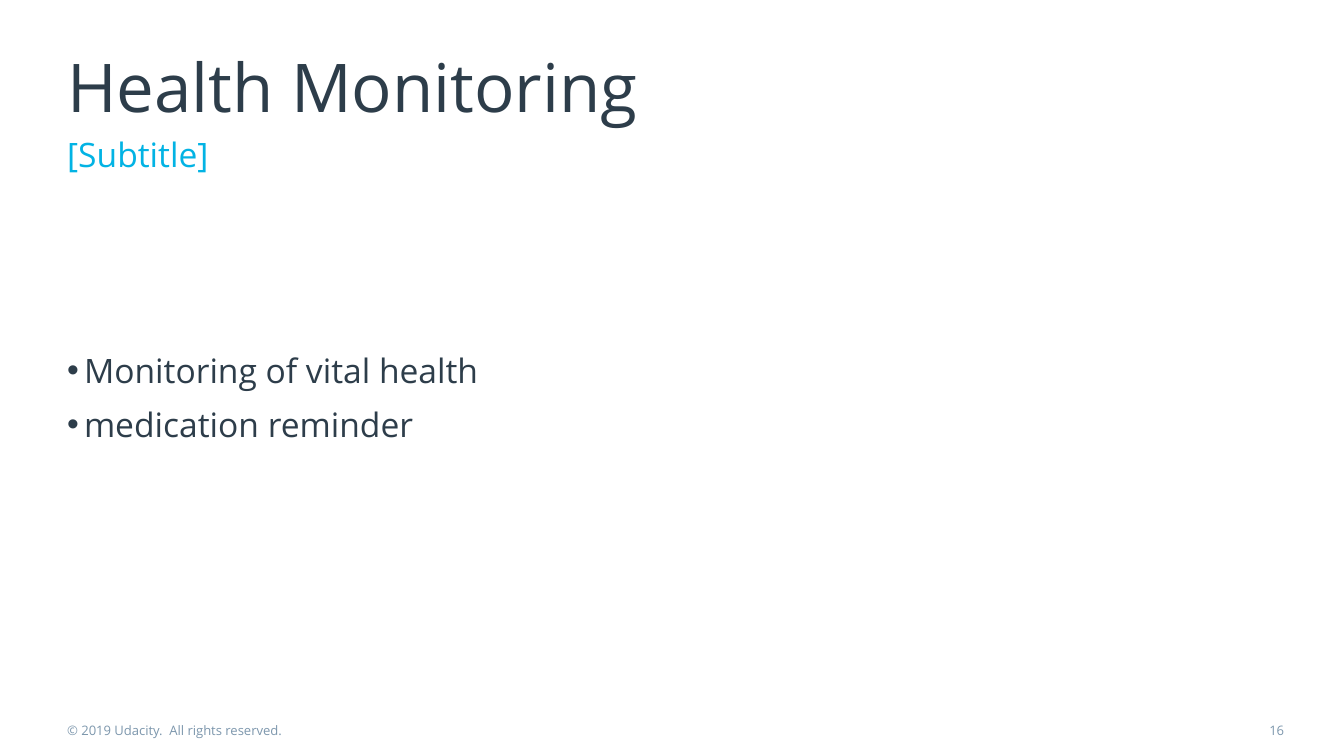
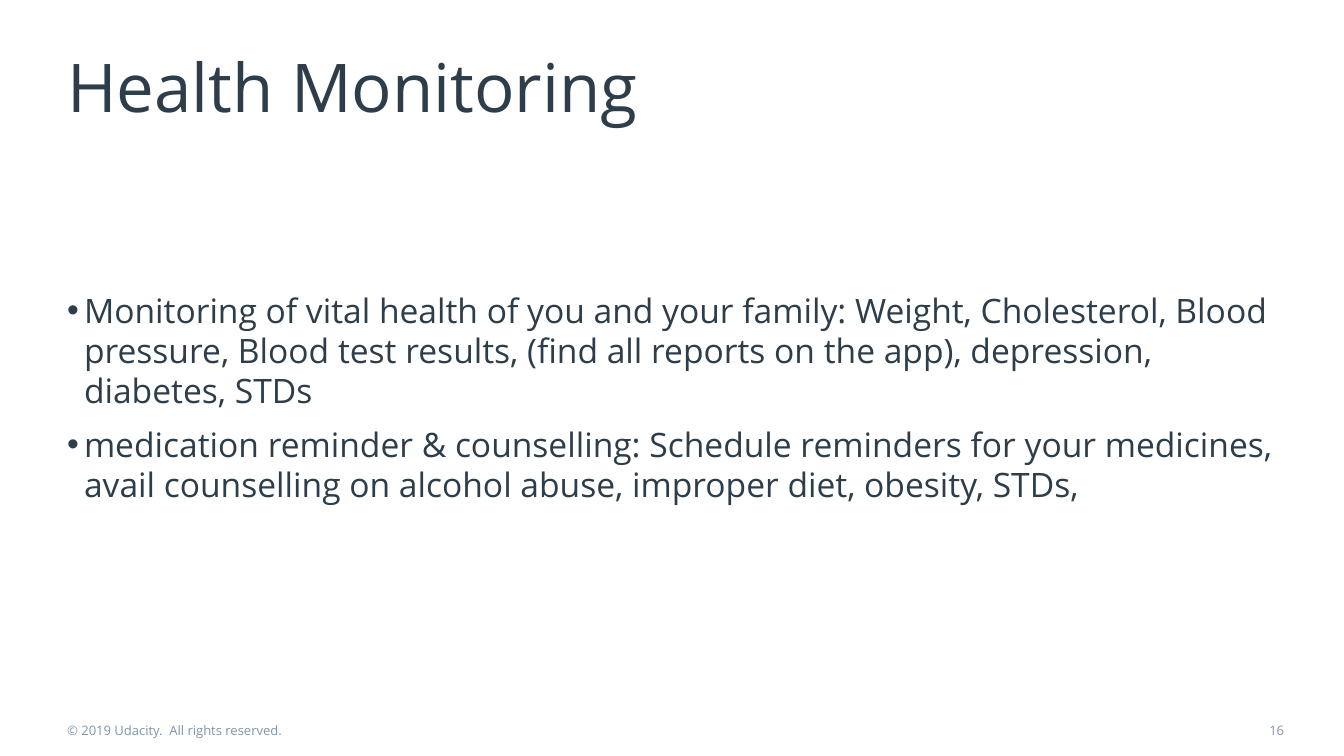
Before and after one commit to Sargam5360/Product_Manager_Nanodegree, a slide deck: slide 16 of product-pitch-template.pptx. Drawn at 1344x756 pixels with LibreOffice and Linux fonts; fonts in the diff are those of the drawing. Boxes give left, top, right and bottom in pixels: in the first picture for what was removed or moved away, otherwise in the second. Text is boxed around its words. In the diff, an @@ line names an element or a change of style, - is before the commit and + after.

```diff
--- a/product-pitch-template.pptx
+++ b/product-pitch-template.pptx
@@ text removed at bbox=[67, 141, 208, 173] @@
-[Subtitle]
@@ text at bbox=[84, 297, 1272, 505]: text changed @@
-• Monitoring of vital health
-• medication reminder
+• Monitoring of vital health of you and your family: Weight, Cholesterol, Blood pressure, Blood test results, (find all reports on the app), depression, diabetes, STDs
+• medication reminder & counselling: Schedule reminders for your medicines, avail counselling on alcohol abuse, improper diet, obesity, STDs,
```
Also in this commit, not shown: 12 other slides changed, 1 slide added.
